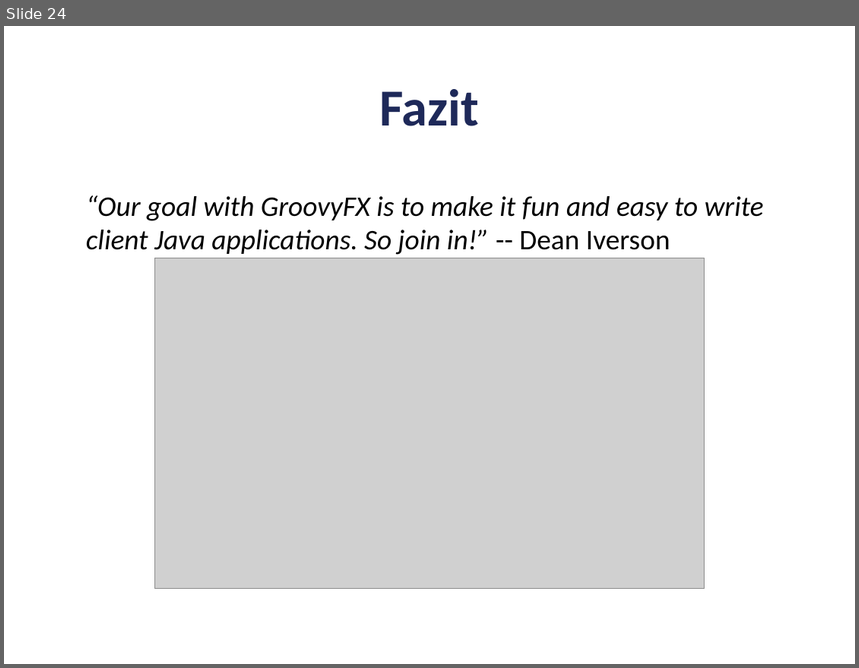
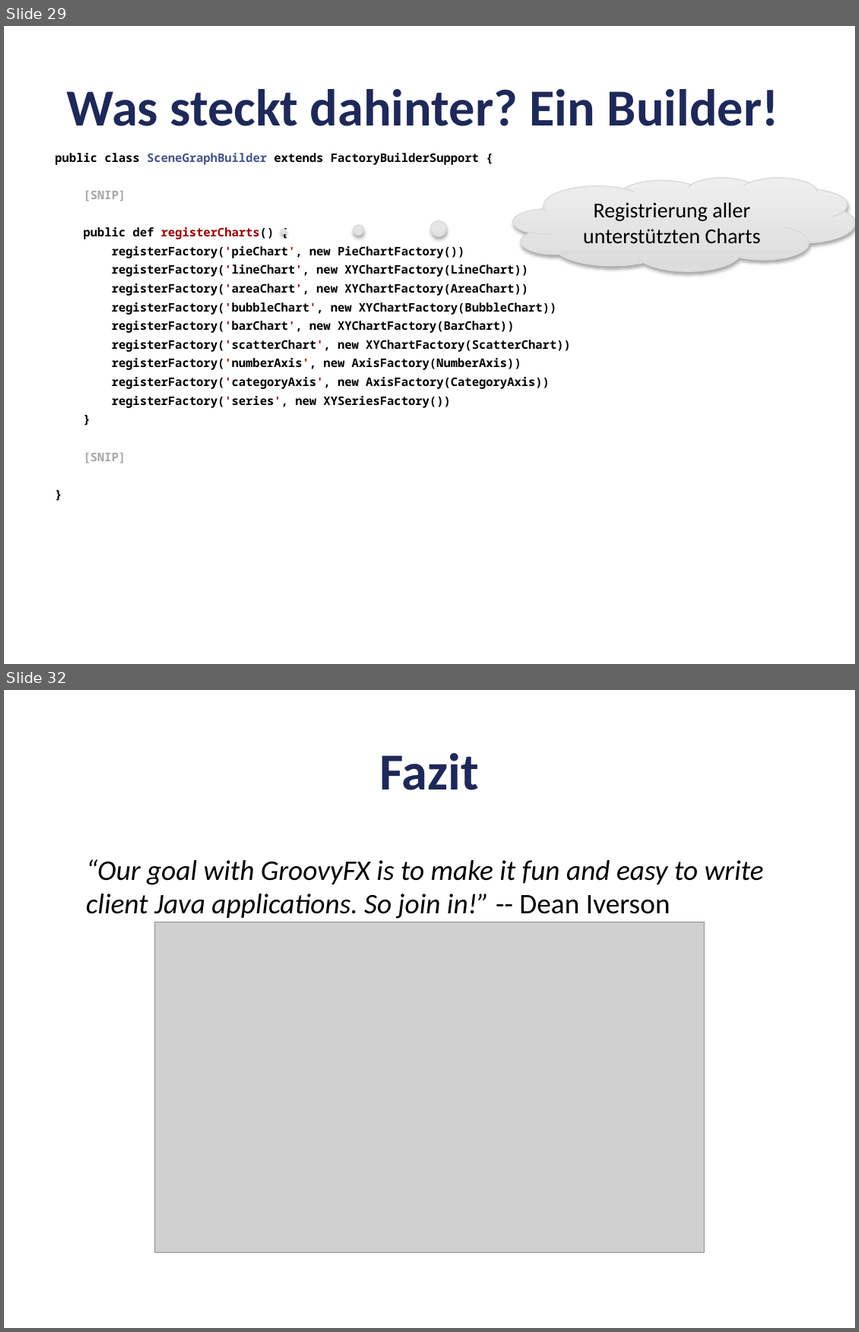
Before and after one commit to codescape/presentations, a slide deck: groovyfx-entfesselt-javafx/groovyfx-oop-2012.pptx. Shown one above the other, each under a label of ours: slide 24 before the commit, slides 29 and 32 after it; the slides between them are not shown. The pictures are 859x668 and 859x1332 pixels, drawn with LibreOffice and Linux fonts; fonts in the diff are those of the drawing; grey boxes stand for pictures; background and template pictures are left out. Boxes give left, top, right and bottom in pixels: in the first picture for what was removed or moved away, otherwise in the second. Text is boxed around its words. In the diff, an @@ line names an element or a change of style, - is before the commit and + after.

```diff
--- a/groovyfx-entfesselt-javafx/groovyfx-oop-2012.pptx
+++ b/groovyfx-entfesselt-javafx/groovyfx-oop-2012.pptx
@@ slide 29 added at [4,26,855,664], background #FFFFFF @@
@@ title added at [67,89,779,126], 44 pt, text #1E2959, bold @@
+Was steckt dahinter? Ein Builder!
@@ text added at [55,153,571,464], 10 pt, text #000000, bold @@
+public class SceneGraphBuilder extends FactoryBuilderSupport {
+[SNIP]
+public def registerCharts() {
+registerFactory('pieChart', new PieChartFactory())
+registerFactory('lineChart', new XYChartFactory(LineChart))
+registerFactory('areaChart', new XYChartFactory(AreaChart))
+registerFactory('bubbleChart', new XYChartFactory(BubbleChart))
+registerFactory('barChart', new XYChartFactory(BarChart))
+registerFactory('scatterChart', new XYChartFactory(ScatterChart))
+registerFactory('numberAxis', new AxisFactory(NumberAxis))
+registerFactory('categoryAxis', new AxisFactory(CategoryAxis))
+registerFactory('series', new XYSeriesFactory())
+}
+[SNIP]
+}
@@ thought cloud added at [513,177,855,271], fill gradient #DDDDDD to #EFEFEF, outline #D8D8D8 0.75 pt, 18 pt, text #000000 @@
+Registrierung aller unterstützten Charts
@@ what was slide 24 is now slide 32 @@
```
Also in this commit, not shown: 4 slides changed, 7 other slides added, 3 other files.
